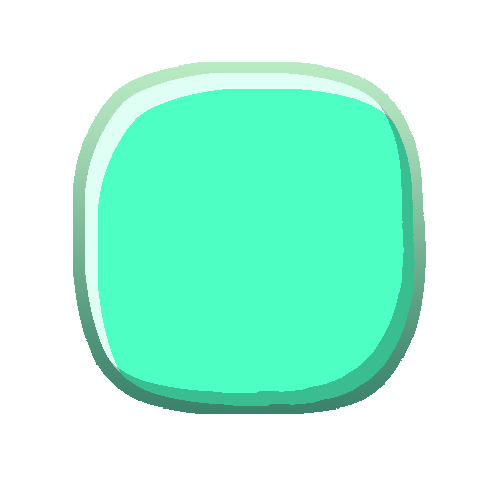
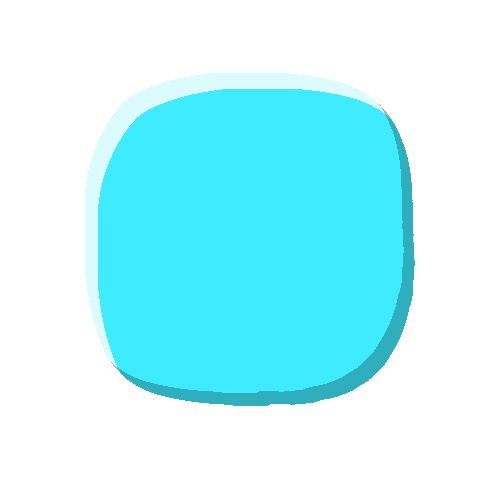
Layered file, before and after one edit (500px x 500px). Changes by layer:
painted on "Layer 2" over (85, 73, 415, 406)
painted on "Layer 3" over (73, 62, 426, 414)
